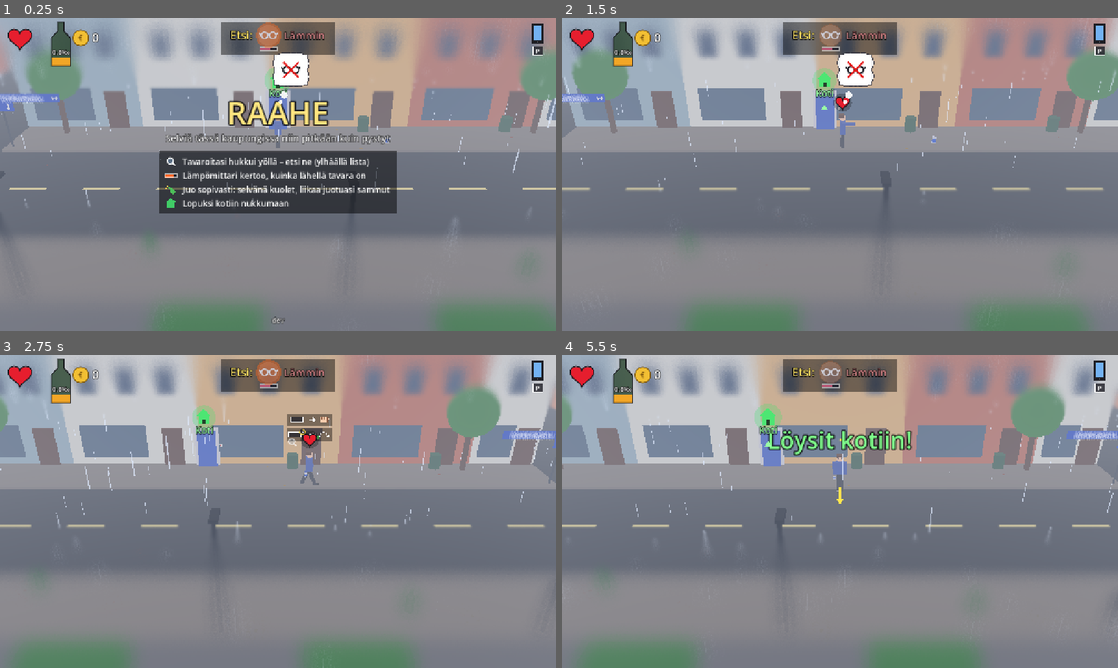
Above: before the commit, frames 1-4 (two rows, left to right).
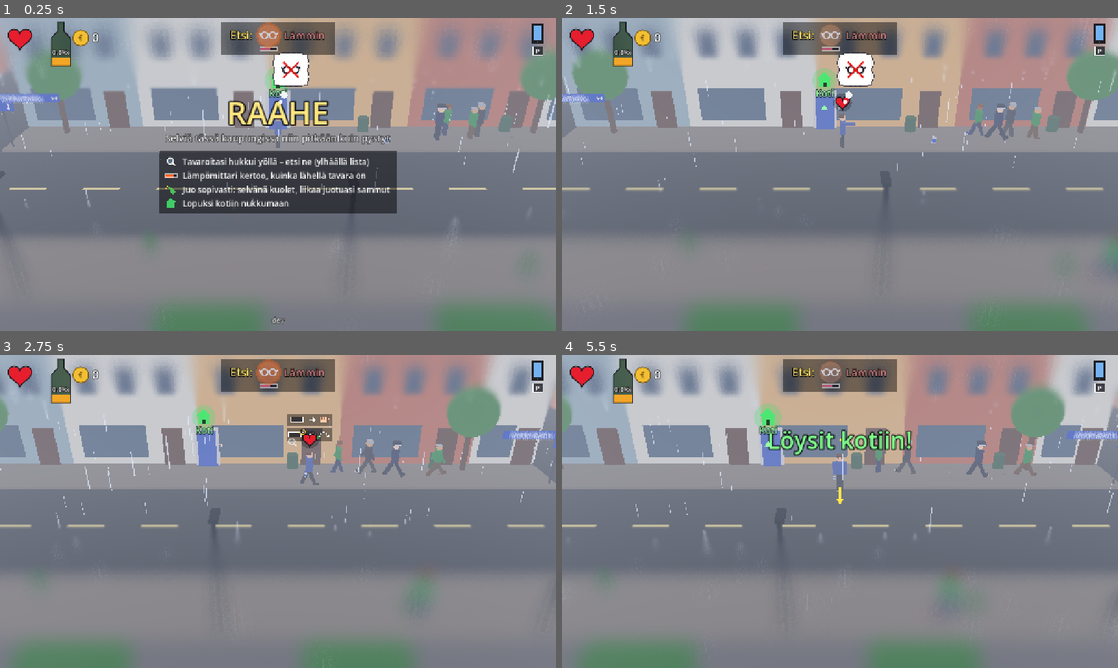
Above: after the commit, the same moments.

Repository: Ecculi/GoodMorningMoonshine
Game: Godot game, scene res://scenes/main.tscn
The game is run twice, just before and just after one commit, with the same random seed, the same clock (stepped at 60 frames per second) and the same inputs.
Inputs (mouse positions are in pixels of both pictures, inside the frame that each line leads up to):
- Up to frame 1 (0.25 s): no input
- Up to frame 2 (1.5 s): tap Enter at 0.5 s; move the mouse to (962, 158) at 0.52 s; hold Right (move_right) 0.53-1.25 s; hold Space (action) 0.53-1.25 s; click (962, 158) at 0.67 s; drag from (728, 190) to (812, 237) at 1.27 s
- Up to frame 3 (2.75 s): move the mouse to (333, 442) at 2.02 s; hold Right (move_right) from 2.03 s (still down); hold Shift (run) from 2.03 s (still down)
- Up to frame 4 (5.5 s): release Right (move_right) at 2.75 s; release Shift (run) at 2.75 s; drag from (812, 574) to (673, 464) at 2.77 s; move the mouse to (1006, 558) at 3.52 s; hold Left (move_left) 3.53-4.25 s; tap Enter at 3.6 s; drag from (673, 464) to (756, 433) at 4.27 s; move the mouse to (867, 511) at 5.02 s; hold Down (move_down) from 5.03 s (still down); hold Space (action) from 5.03 s (still down); click (867, 511) at 5.17 s

The runs differ from the first frame. In frame 1, 0.4% of the frame differs, in the area x 78-88%, y 26-40%; in frame 2, 0.7%, in the area x 72-100%, y 26-83%; in frame 3, 0.6%; in frame 4, 0.7%.
Error before the commit: Parse Error: Cannot infer the type of "a" variable because the value doesn't have a set type. (res://scripts/npc.gd:720)

Commit message:
Fix type inference in surprise knockout
Co-Authored-By: Claude Opus 5.5 <noreply@anthropic.com>
Claude-Session: https://claude.ai/code/session_014p1PeeGbmYxJmsVU4HYhz4

Diff:
--- a/scripts/npc.gd
+++ b/scripts/npc.gd
@@ -717,7 +717,7 @@
 				main.npc_shoes_fly_off(position, attacker.dir)
 		if surprise:
 			# Forward on the face: pushed along the way they were facing.
-			var a := model.rotation.y
+			var a: float = model.rotation.y
 			var fwd := Vector3(cos(a), 0.0, -sin(a))
 			push = fwd * randf_range(1.6, 2.2) + Vector3(0, 0.6, 0)
 			_knock_out(push, fwd)
